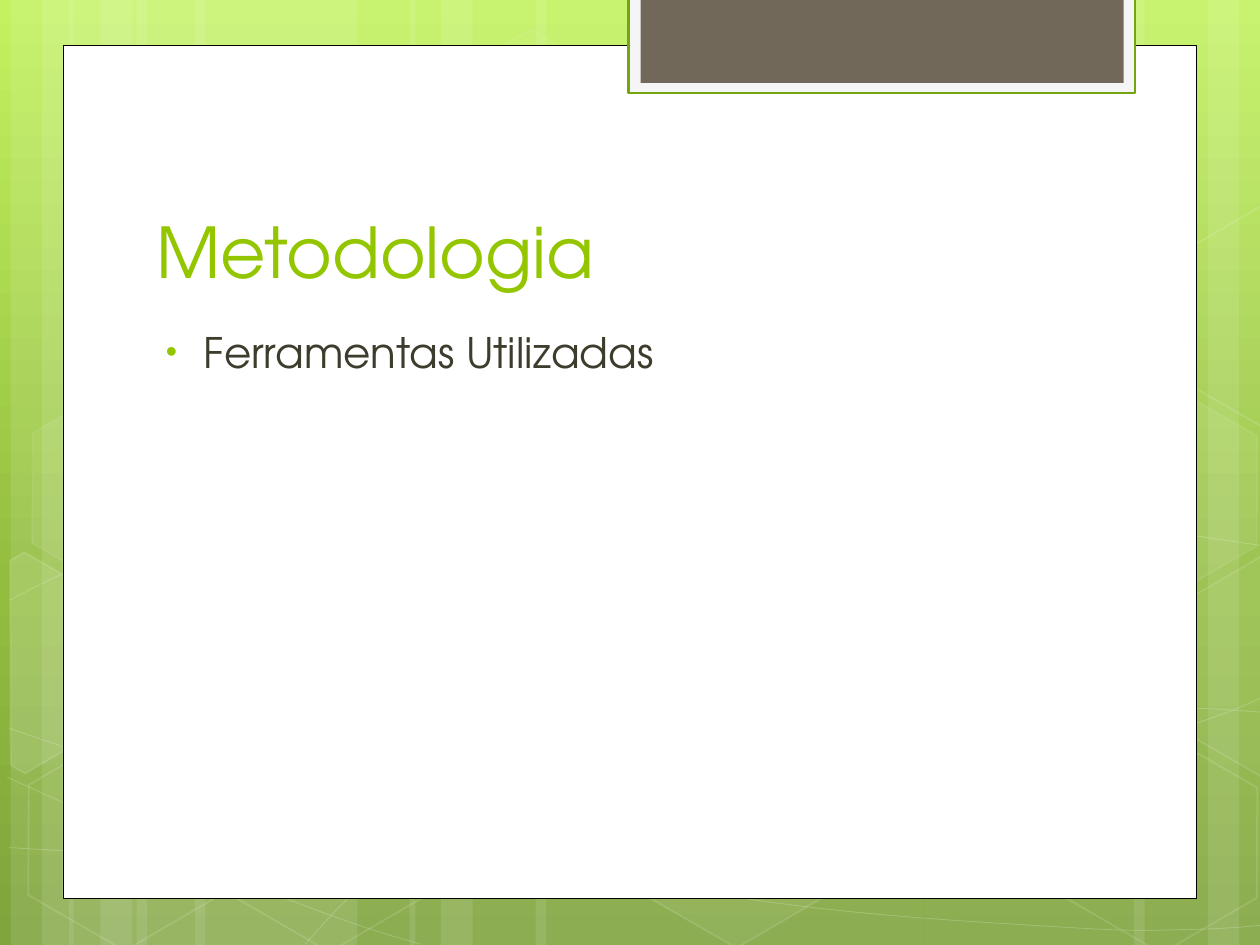
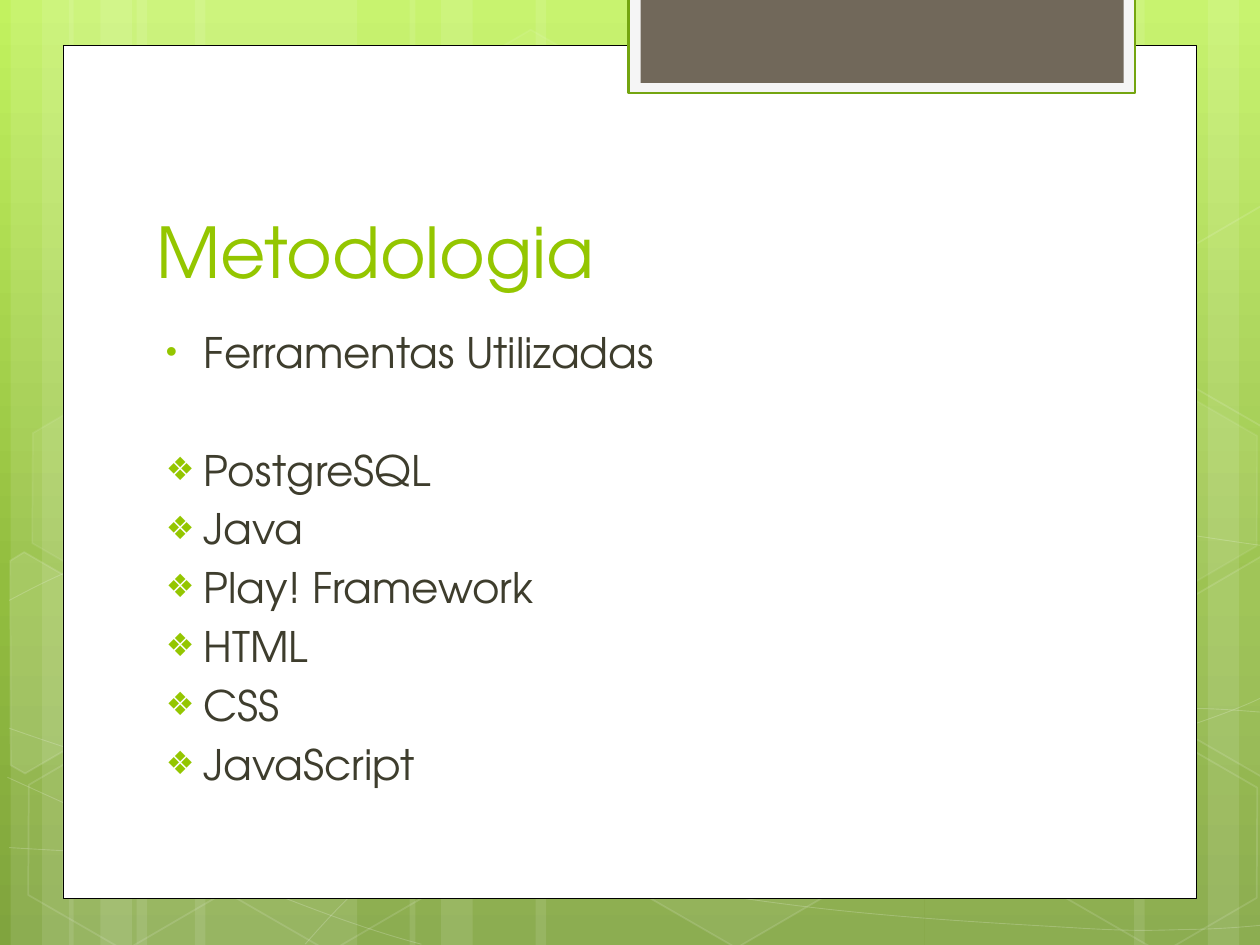
Before and after one commit to alexandregme/tcc2, a slide deck: slide 8 of Apresentação.pptx (slide 4 before the commit). Drawn at 1260x945 pixels with LibreOffice and Linux fonts; fonts in the diff are those of the drawing. Boxes give left, top, right and bottom in pixels: in the first picture for what was removed or moved away, otherwise in the second. Text is boxed around its words. In the diff, an @@ line names an element or a change of style, - is before the commit and + after.

```diff
--- a/Apresentação.pptx
+++ b/Apresentação.pptx
@@ text at (204,454,533,788): paragraphs added @@
+❖ PostgreSQL
+❖ Java
+❖ Play! Framework
+❖ HTML
+❖ CSS
+❖ JavaScript
```
Also in this commit, not shown: 12 other slides changed, 28 slides added, 1 slide removed, 1 other file.
